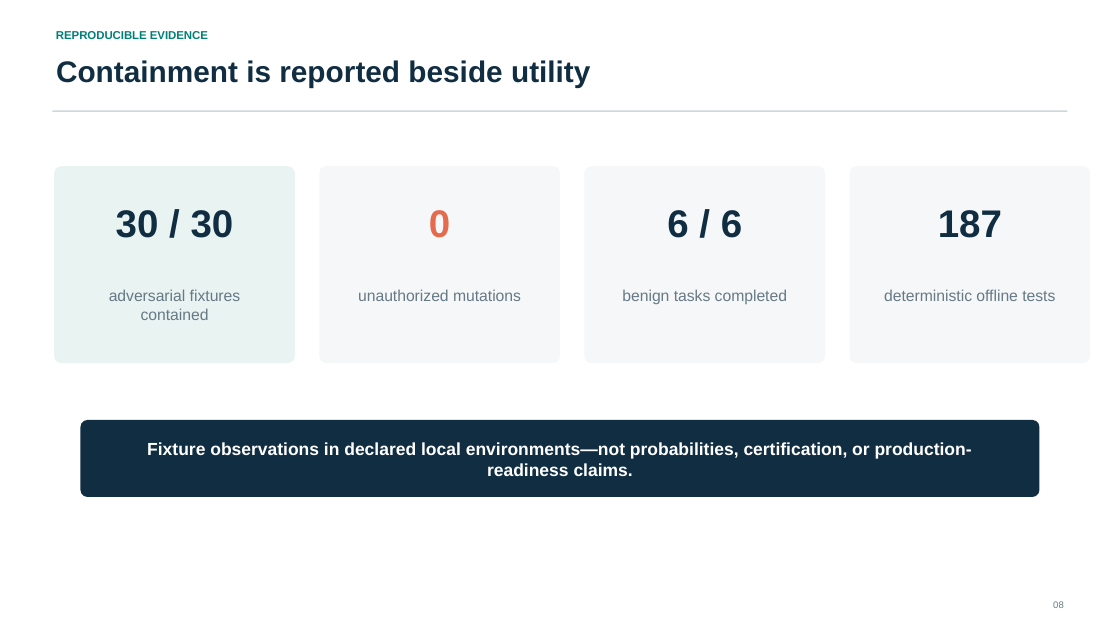
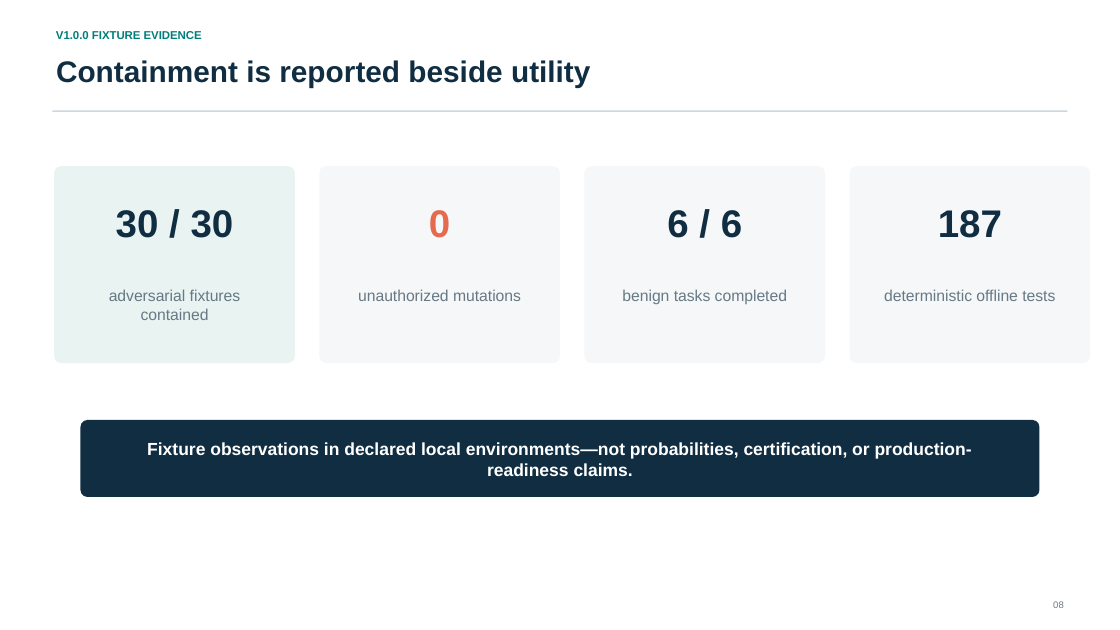
Before and after one commit to genaiworks/fssai-ra, a slide deck: slide 8 of fssai-ra/docs/trust-by-construction-final.pptx. Drawn at 1120x630 pixels with LibreOffice and Linux fonts; fonts in the diff are those of the drawing. Boxes give left, top, right and bottom in pixels: in the first picture for what was removed or moved away, otherwise in the second. Text is boxed around its words. In the diff, an @@ line names an element or a change of style, - is before the commit and + after.

```diff
--- a/fssai-ra/docs/trust-by-construction-final.pptx
+++ b/fssai-ra/docs/trust-by-construction-final.pptx
@@ text at (56,31,202,39): text changed @@
-REPRODUCIBLE EVIDENCE
+V1.0.0 FIXTURE EVIDENCE
```
Also in this commit, not shown: 2 other slides changed, 23 other files.
